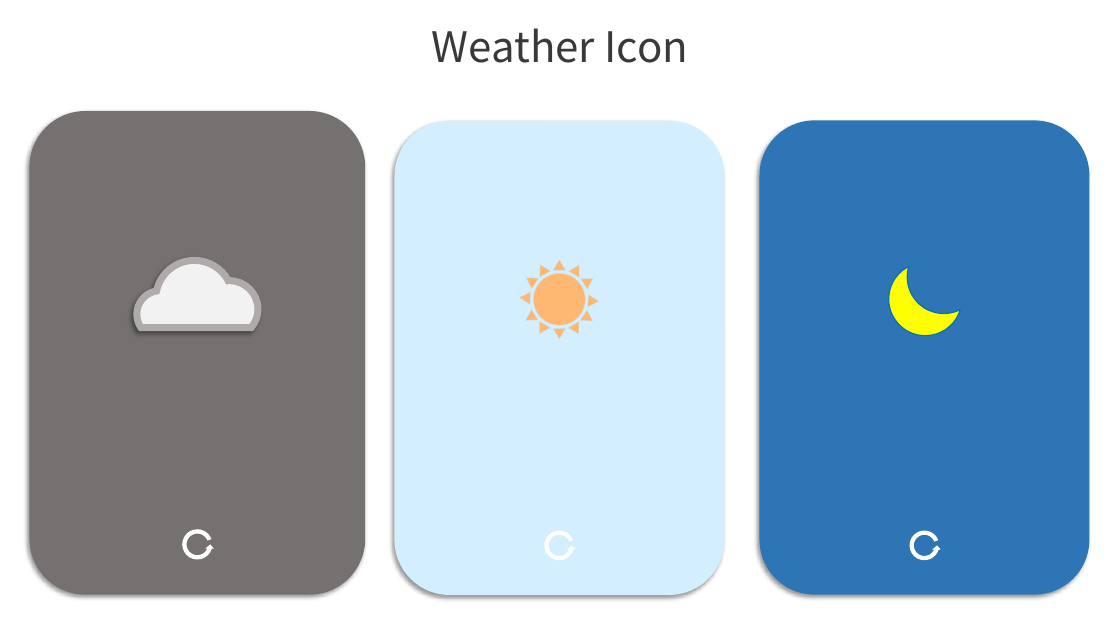
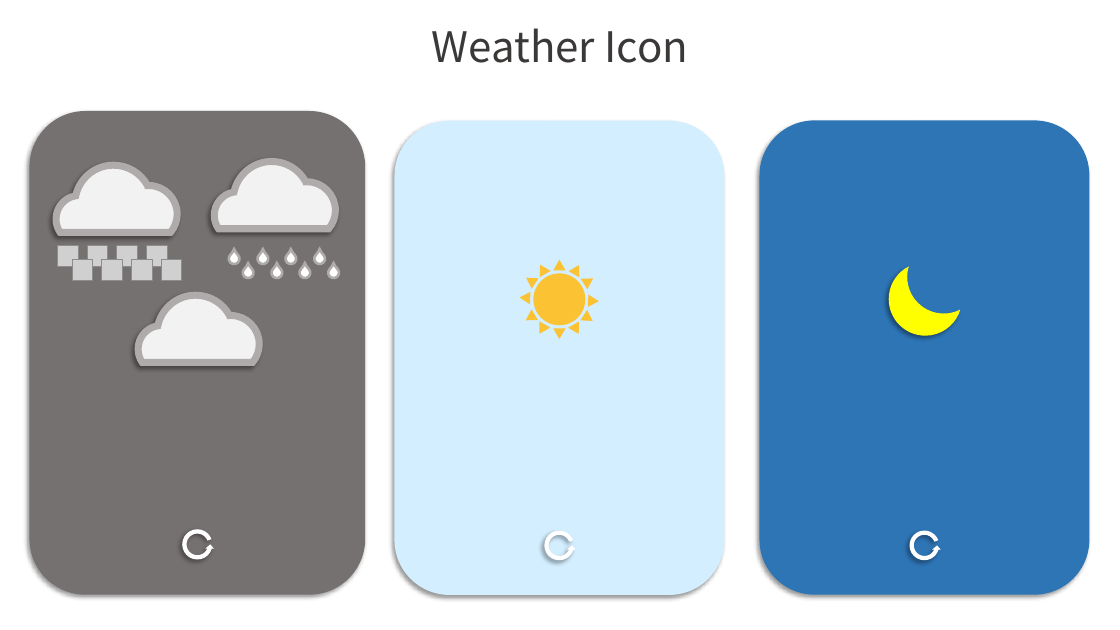
Before and after one commit to mydreamshine/Wetherforecast, a slide deck: slide 3 of PPT/미세한 날씨 리소스 제작.pptx (slide 2 before the commit). Drawn at 1120x630 pixels with LibreOffice and Linux fonts; fonts in the diff are those of the drawing; grey boxes stand for pictures. Boxes give left, top, right and bottom in pixels: in the first picture for what was removed or moved away, otherwise in the second. Text is boxed around its words. In the diff, an @@ line names an element or a change of style, - is before the commit and + after.

```diff
--- a/PPT/미세한 날씨 리소스 제작.pptx
+++ b/PPT/미세한 날씨 리소스 제작.pptx
@@ freeform shape moved from (x1=137, y1=260, x2=258, y2=328) to (x1=56, y1=166, x2=177, y2=233) @@
@@ group added at (x1=58, y1=246, x2=181, y2=280): 8 pictures @@
@@ group added at (x1=214, y1=161, x2=342, y2=280): 8 teardrops, 1 freeform shape @@
@@ freeform shape at (x1=889, y1=266, x2=960, y2=335): outline #0070C0 1 pt to none; shadow on @@
@@ freeform shape added at (x1=138, y1=295, x2=259, y2=362), fill #F2F2F2, outline #AFABAB 6 pt @@
@@ fill #FFB871 to #FBC233; outline #C4E7F8 0.25 pt to none in 13 elements at (x1=534, y1=273, x2=586, y2=325), (x1=554, y1=260, x2=566, y2=271), (x1=554, y1=329, x2=566, y2=339), (x1=569, y1=262, x2=585, y2=278), (x1=534, y1=321, x2=551, y2=337), (x1=581, y1=273, x2=597, y2=289), (x1=523, y1=310, x2=539, y2=326), (x1=535, y1=261, x2=551, y2=277), (x1=568, y1=322, x2=584, y2=338), (x1=523, y1=273, x2=539, y2=289), (x1=581, y1=310, x2=597, y2=326), (x1=588, y1=295, x2=599, y2=308), (x1=519, y1=291, x2=530, y2=304) @@
@@ shadow on in 3 elements at (x1=180, y1=528, x2=214, y2=562), (x1=543, y1=528, x2=576, y2=562), (x1=907, y1=528, x2=941, y2=562) @@
```
Also in this commit, not shown: 1 other slide changed, 3 slides added, 1 slide removed, 39 other files.
